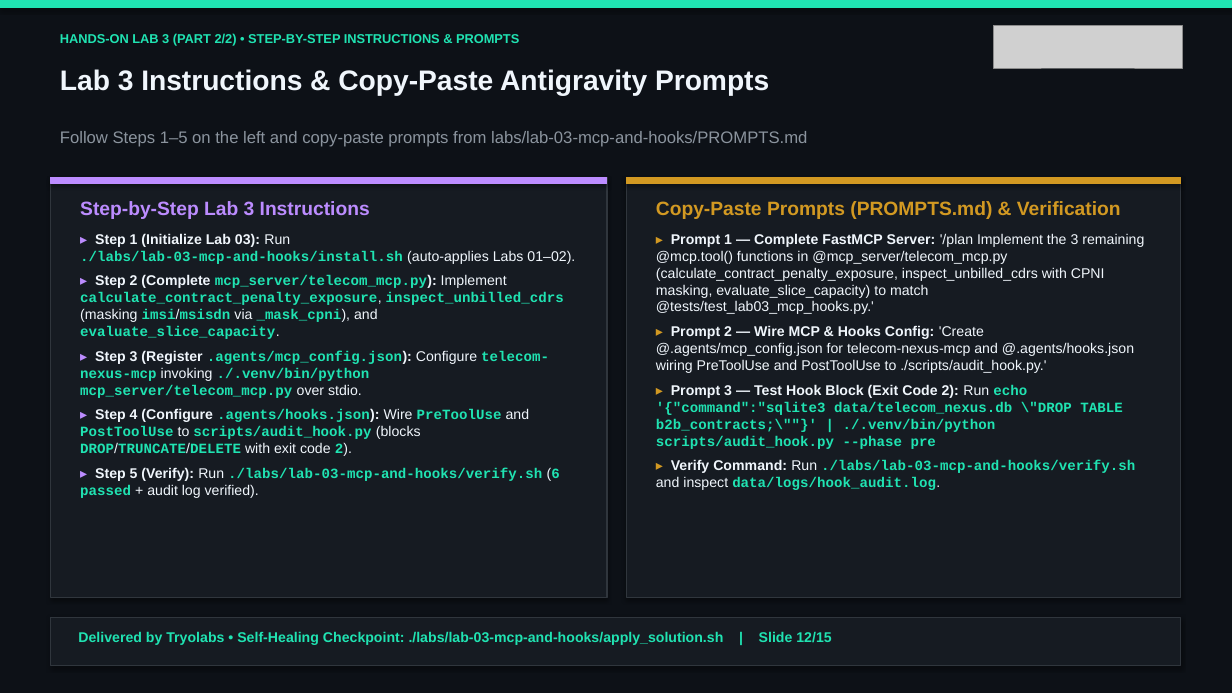
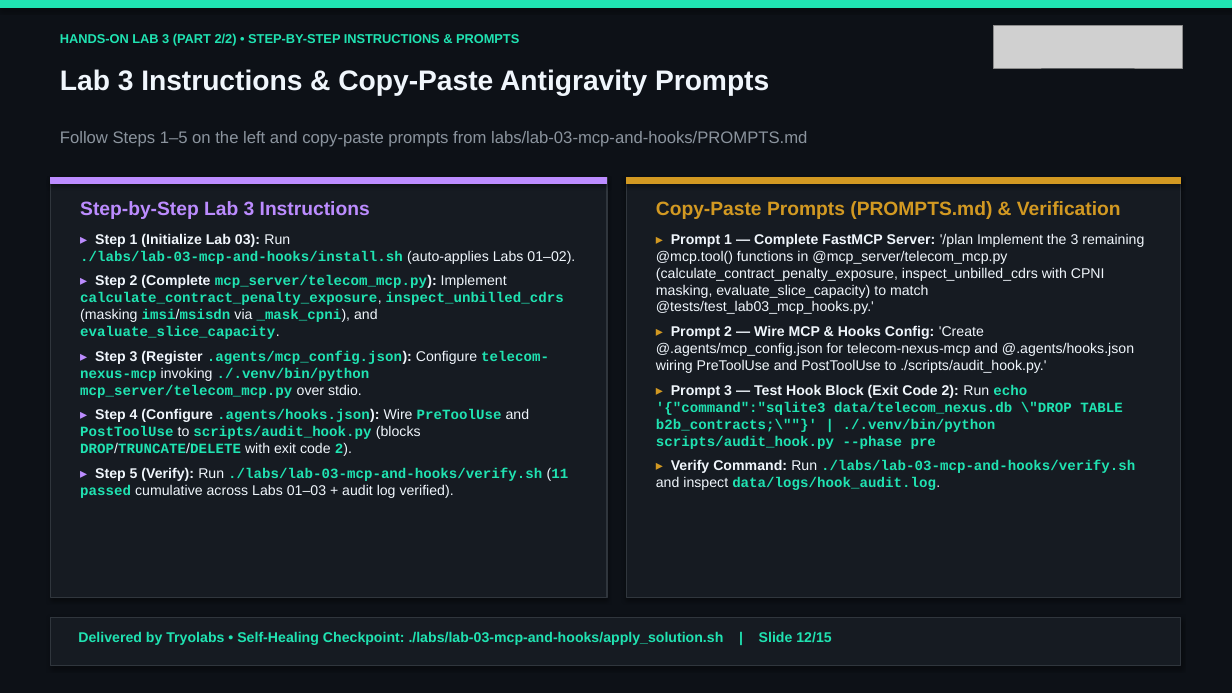
Before and after one commit to tryolabs/antigravity-workshop-telecom, a slide deck: slide 12 of slides/antigravity_telecom_workshop_en.pptx. Drawn at 1232x693 pixels with LibreOffice and Linux fonts; fonts in the diff are those of the drawing; grey boxes stand for pictures. Boxes give left, top, right and bottom in pixels: in the first picture for what was removed or moved away, otherwise in the second. Text is boxed around its words. In the diff, an @@ line names an element or a change of style, - is before the commit and + after.

```diff
--- a/slides/antigravity_telecom_workshop_en.pptx
+++ b/slides/antigravity_telecom_workshop_en.pptx
@@ text at [80,467,569,498]: text changed; font Courier New to Arial; text colour #20E3B2 to #F0F6FC @@
-▸ Step 5 (Verify): Run ./labs/lab-03-mcp-and-hooks/verify.sh (6 passed + audit log verified).
+▸ Step 5 (Verify): Run ./labs/lab-03-mcp-and-hooks/verify.sh (11 passed cumulative across Labs 01–03 + audit log verified).
```
Also in this commit, not shown: 3 other slides changed, 33 other files.
